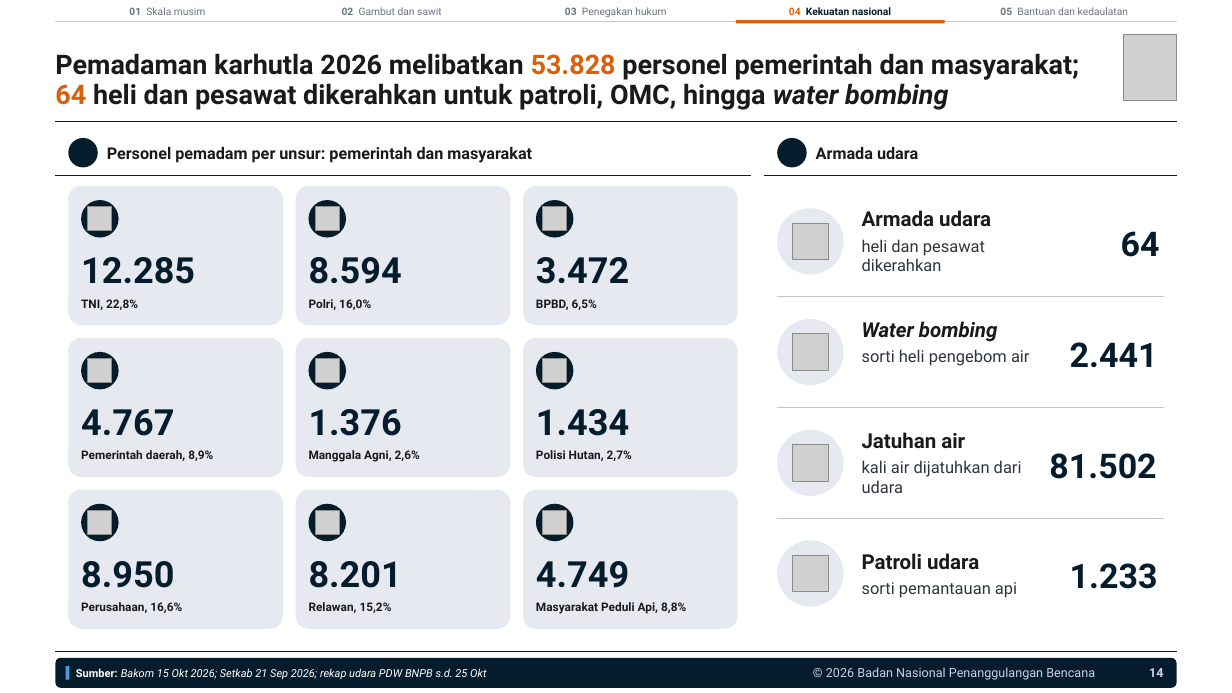
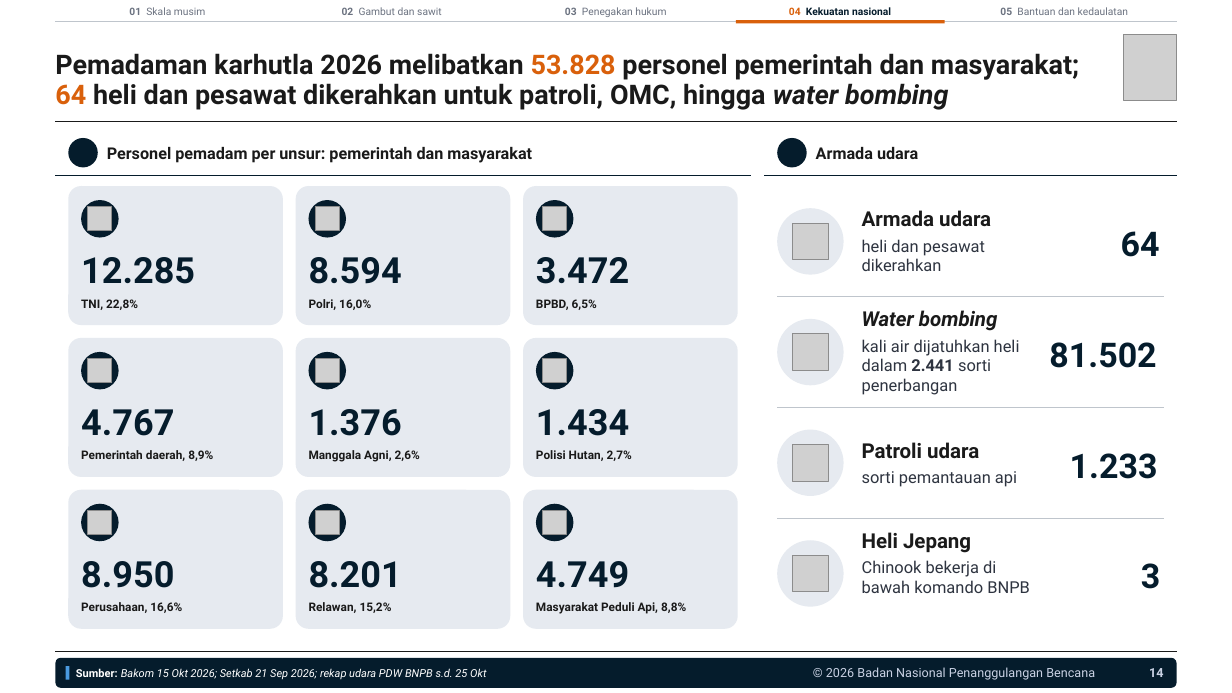
Before and after one commit to terasurbannetwork/poskokarhutla, a slide deck: slide 14 of data/laporan-bnpb/narasi-publik-karhutla-041126/Brief Narasi Publik Karhutla 041126.pptx. Drawn at 1232x693 pixels with LibreOffice and Linux fonts; fonts in the diff are those of the drawing; grey boxes stand for pictures; background and template pictures are left out. Boxes give left, top, right and bottom in pixels: in the first picture for what was removed or moved away, otherwise in the second. Text is boxed around its words. In the diff, an @@ line names an element or a change of style, - is before the commit and + after.

```diff
--- a/data/laporan-bnpb/narasi-publik-karhutla-041126/Brief Narasi Publik Karhutla 041126.pptx
+++ b/data/laporan-bnpb/narasi-publik-karhutla-041126/Brief Narasi Publik Karhutla 041126.pptx
@@ text "Water bombing": place and size @@
-text "Water bombing" at [862, 321, 997, 342]
+text "Water bombing" at [862, 310, 997, 331]
@@ text at [862, 339, 1020, 395]: text changed @@
-sorti heli pengebom air
+kali air dijatuhkan heli dalam 2.441 sorti penerbangan
@@ text removed at [1070, 342, 1158, 367] @@
-2.441
@@ text removed at [862, 432, 965, 449] @@
-Jatuhan air
@@ 4 texts: place and size @@
-4 texts at [862, 453, 1158, 598]
+4 texts at [862, 342, 1158, 487]
@@ text removed at [862, 460, 1022, 493] @@
-kali air dijatuhkan dari udara
@@ text added at [862, 532, 971, 553], 16 pt, text #1A1A1A, bold @@
+Heli Jepang
@@ text added at [862, 560, 1030, 593], 12.8 pt, text #2E3440 @@
+Chinook bekerja di bawah komando BNPB
@@ text added at [1141, 563, 1160, 589], 26.5 pt, text #051C2C, bold @@
+3
```
Also in this commit, not shown: 2 other files.
